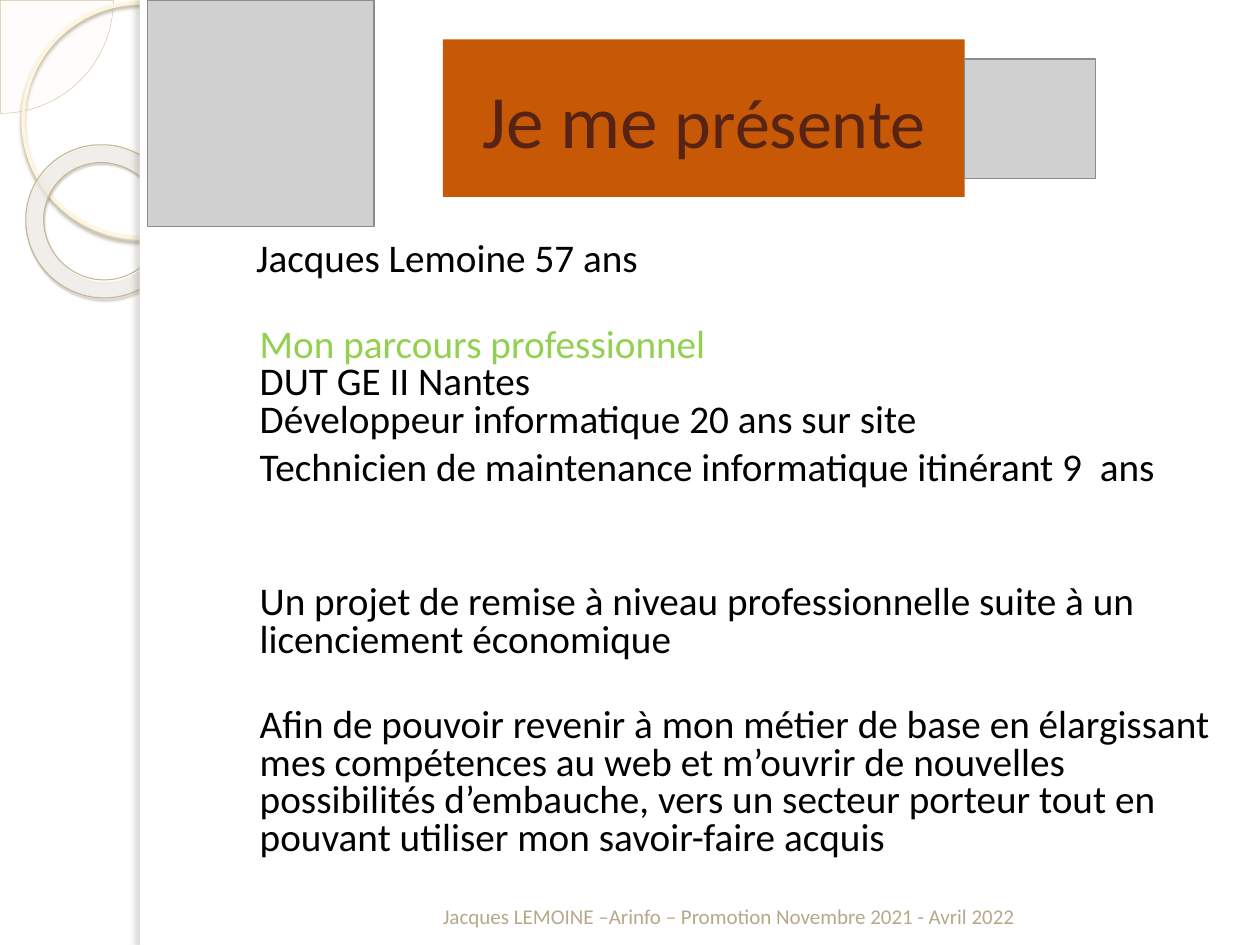
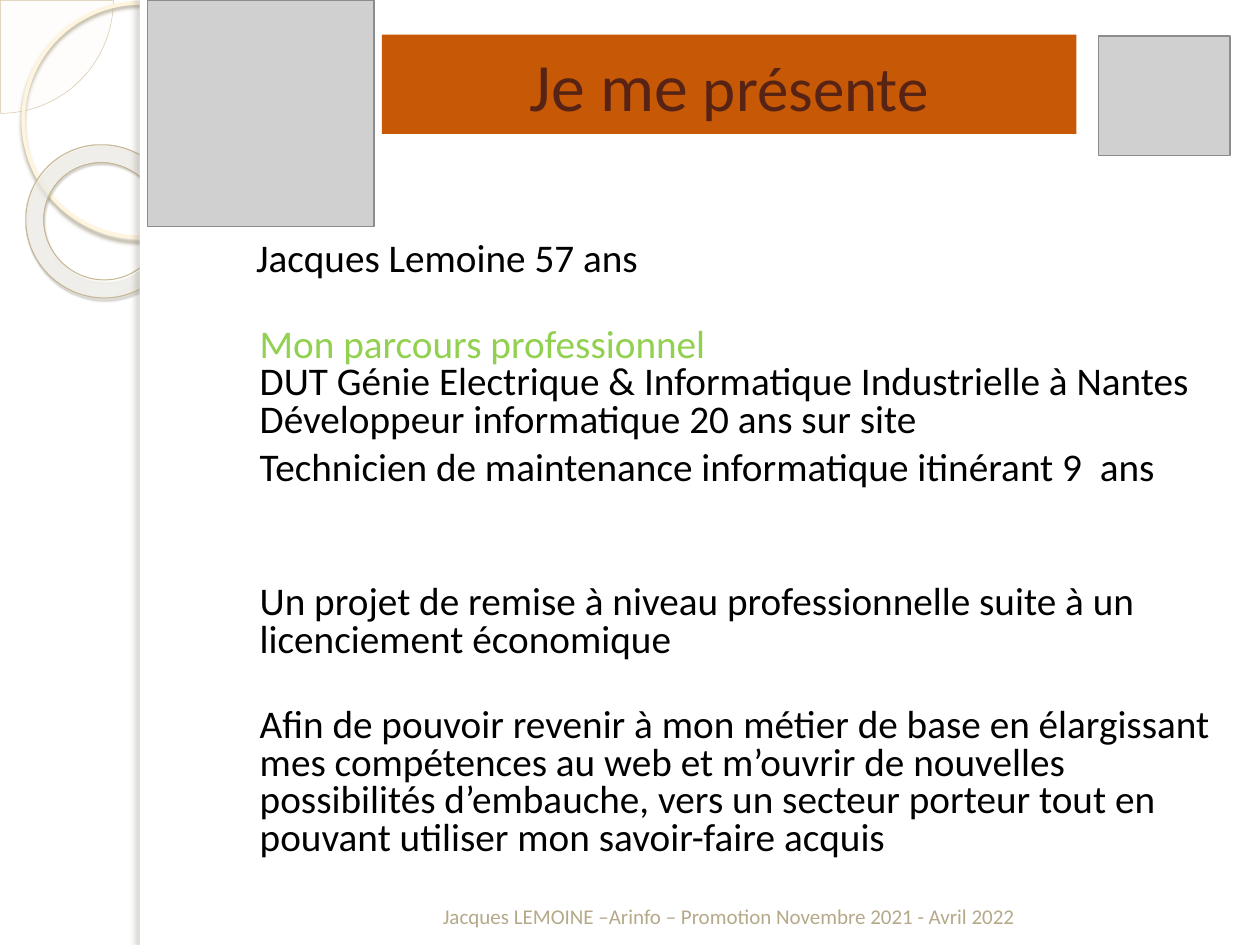
Before and after one commit to jacquesLemoine44/AssociationPaulGreen, a slide deck: slide 2 of DocumentationsProjet/Présentation1.pptx. Drawn at 1260x945 pixels with LibreOffice and Linux fonts; fonts in the diff are those of the drawing; grey boxes stand for pictures; background and template pictures are left out. Boxes give left, top, right and bottom in pixels: in the first picture for what was removed or moved away, otherwise in the second. Text is boxed around its words. In the diff, an @@ line names an element or a change of style, - is before the commit and + after.

```diff
--- a/DocumentationsProjet/Présentation1.pptx
+++ b/DocumentationsProjet/Présentation1.pptx
@@ title "Je me présente": place and size @@
-title "Je me présente" at [444,39,965,197]
+title "Je me présente" at [382,35,1076,135]
@@ title "Je me présente" at [382,35,1076,135]: size 43 to 38.7 pt in "Je me"; size 40 to 36 pt in "présente" @@
@@ picture: place and size @@
-picture at [965,59,1096,179]
+picture at [1099,37,1230,156]
@@ text at [260,331,1189,440]: text changed @@
-Mon parcours professionnel
-DUT GE II Nantes
-Développeur informatique 20 ans sur site
+Mon parcours professionnel
+DUT Génie Electrique & Informatique Industrielle à Nantes
+Développeur informatique 20 ans sur site
```
Also in this commit, not shown: 13 other slides changed, 1 slide added, 1 slide removed, 49 other files.
